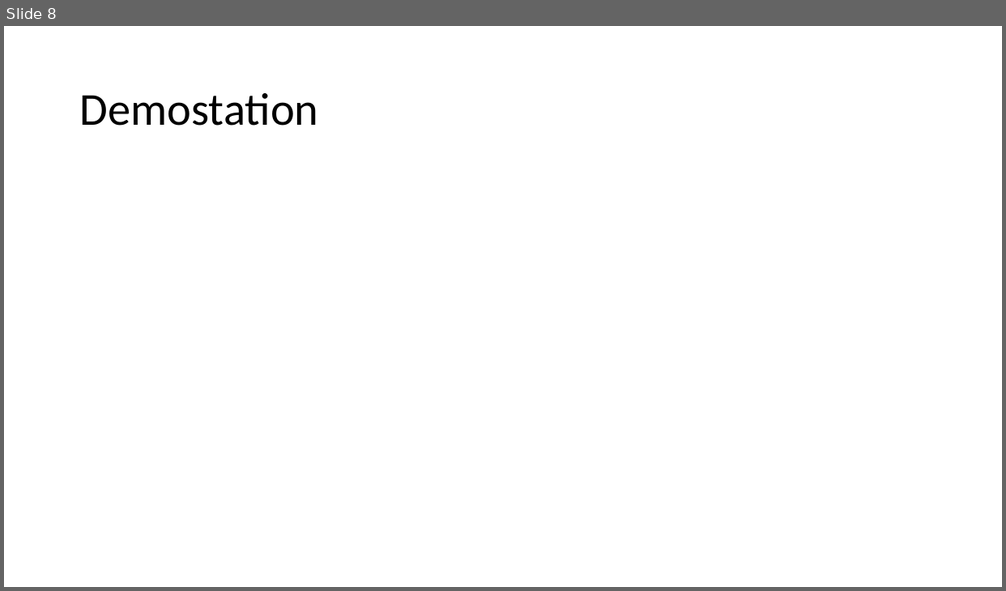
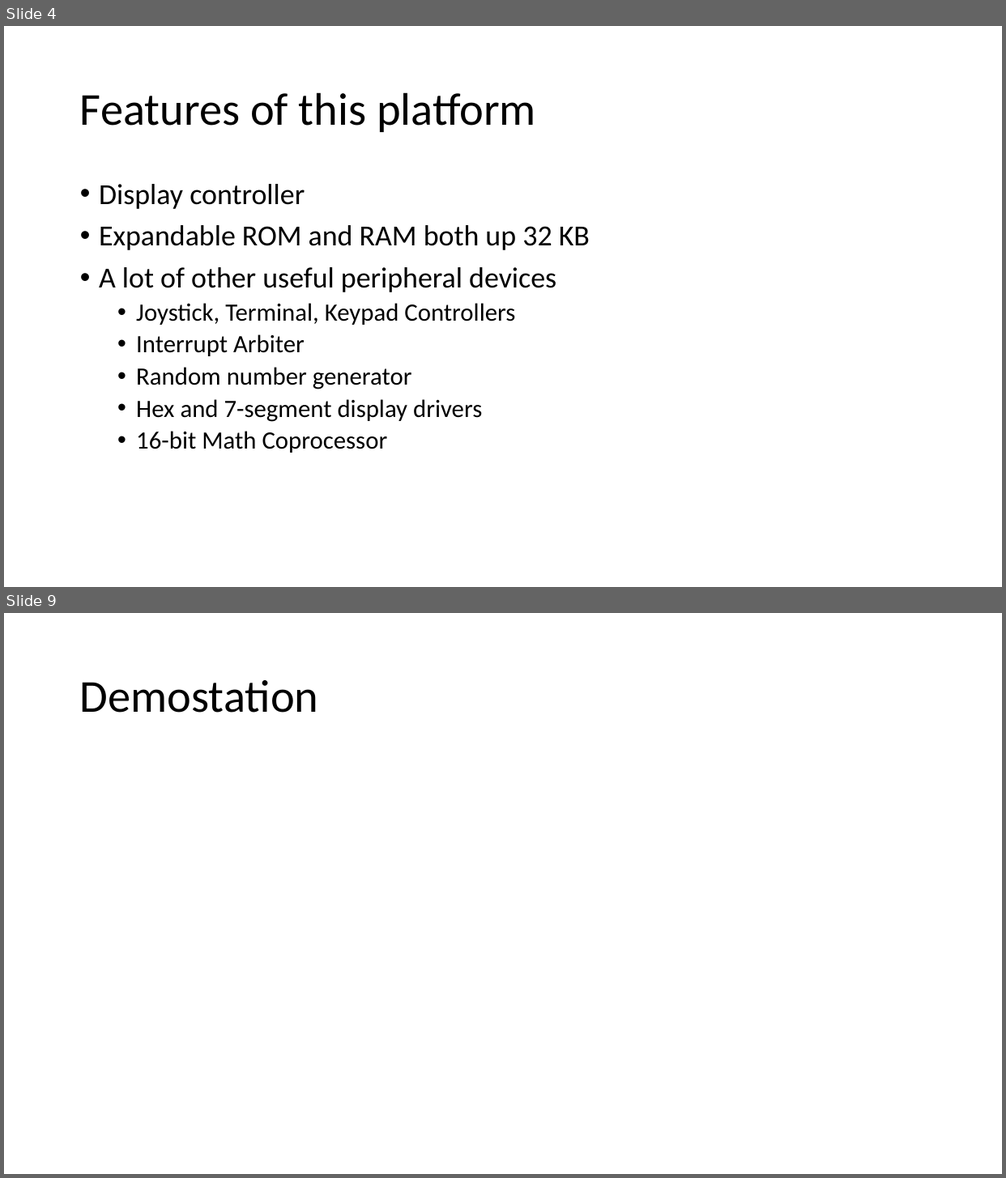
Before and after one commit to Intelix8996/cdm-project, a slide deck: docs/project.pptx. Shown one above the other, each under a label of ours: slide 8 before the commit, slides 4 and 9 after it; the slides between them are not shown. The pictures are 1006x591 and 1006x1178 pixels, drawn with LibreOffice and Linux fonts; fonts in the diff are those of the drawing. Boxes give left, top, right and bottom in pixels: in the first picture for what was removed or moved away, otherwise in the second. Text is boxed around its words. In the diff, an @@ line names an element or a change of style, - is before the commit and + after.

```diff
--- a/docs/project.pptx
+++ b/docs/project.pptx
@@ slide 4 added at (4, 26, 1002, 587), background #FFFFFF @@
@@ title added at (80, 92, 536, 132), 44 pt, text #000000 @@
+Features of this platform
@@ text added at (99, 184, 590, 453), 24 pt, text #000000 @@
+• Display controller
+• Expandable ROM and RAM both up 32 KB
+• A lot of other useful peripheral devices
+  • Joystick, Terminal, Keypad Controllers
+  • Interrupt Arbiter
+  • Random number generator
+  • Hex and 7-segment display drivers
+  • 16-bit Math Coprocessor
@@ what was slide 8 is now slide 9 @@
```
Also in this commit, not shown: 7 slides changed, 6 other slides added, 3 slides removed, 4 other files.
